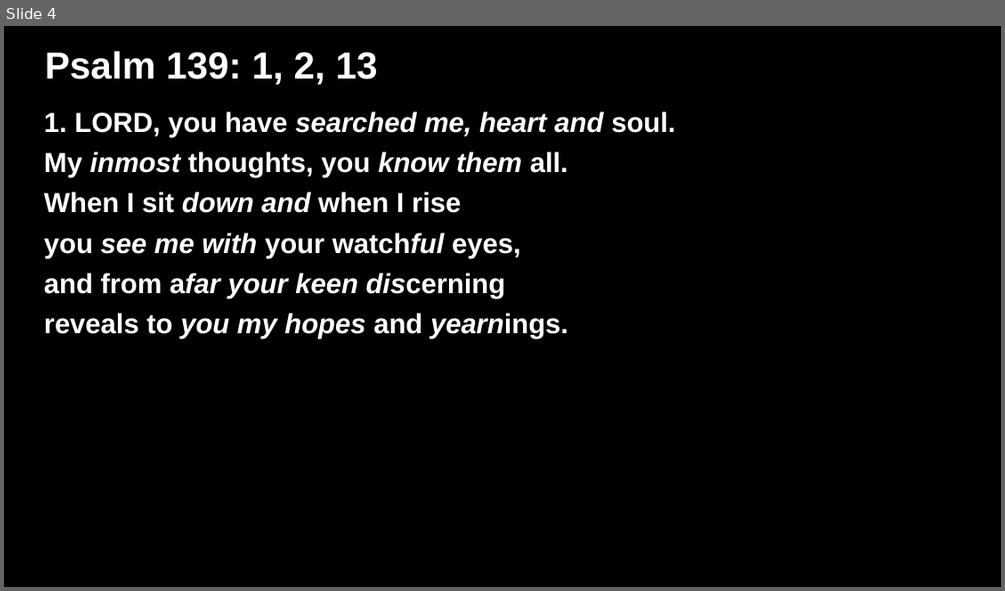
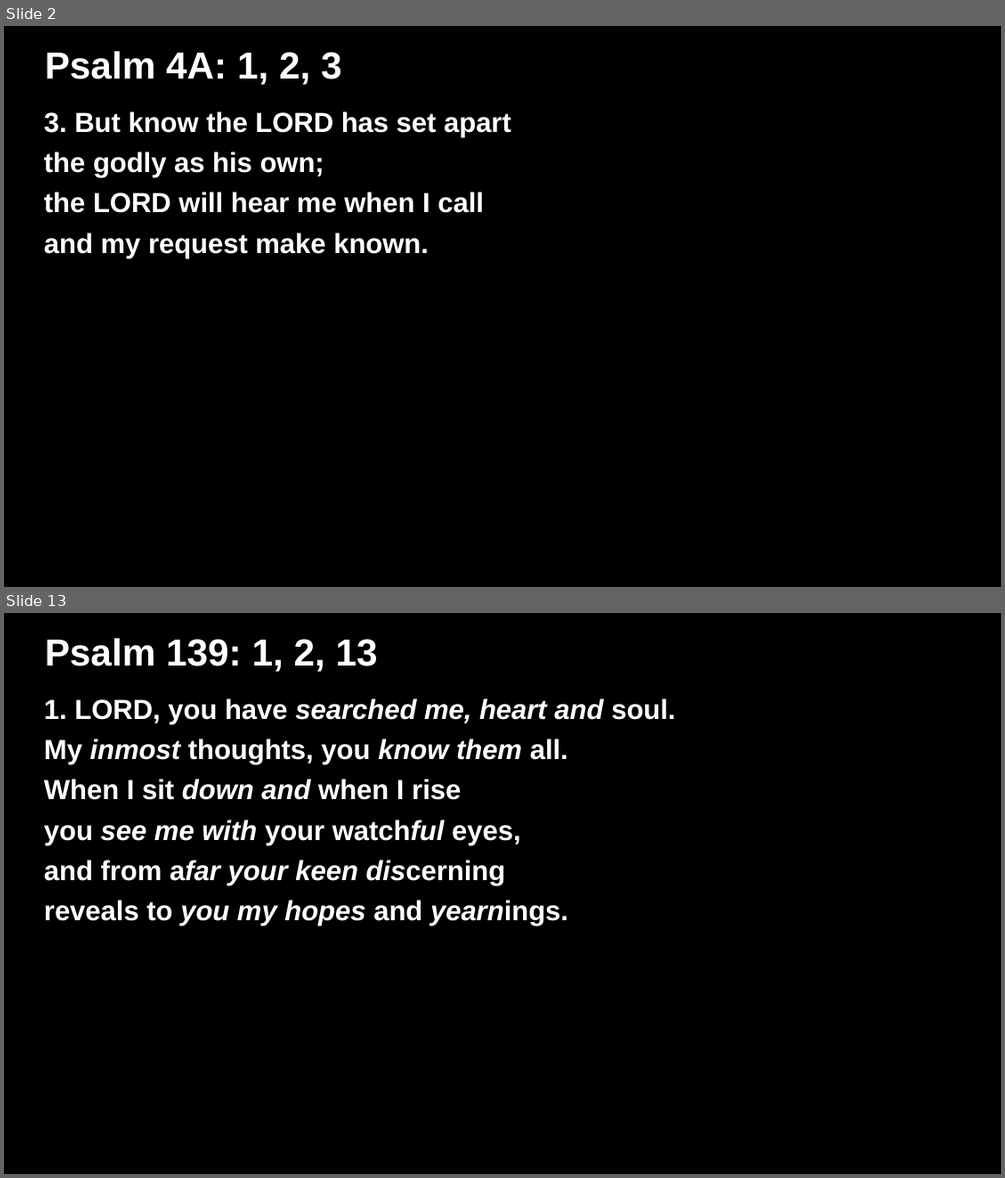
Before and after one commit to lfnincao/lyrics-presentation-creator, a slide deck: Lyrics.odp. Shown one above the other, each under a label of ours: slide 4 before the commit, slides 2 and 13 after it; the slides between them are not shown. The pictures are 1005x591 and 1005x1178 pixels, drawn with LibreOffice and Linux fonts; fonts in the diff are those of the drawing. Boxes give left, top, right and bottom in pixels: in the first picture for what was removed or moved away, otherwise in the second. Text is boxed around its words. In the diff, an @@ line names an element or a change of style, - is before the commit and + after.

```diff
--- a/Lyrics.odp
+++ b/Lyrics.odp
@@ slide 2 added at (x1=4, y1=26, x2=1001, y2=587), background #000000 @@
@@ title added at (x1=45, y1=51, x2=342, y2=85), 30 pt, text #FFFFFF, bold @@
+Psalm 4A: 1, 2, 3
@@ subtitle added at (x1=44, y1=111, x2=511, y2=258), 22 pt, text #FFFFFF, bold @@
+3. But know the LORD has set apart
+the godly as his own;
+the LORD will hear me when I call
+and my request make known.
@@ what was slide 4 is now slide 13 @@
```
Also in this commit, not shown: 3 slides changed, 8 other slides added, 2 other files.
